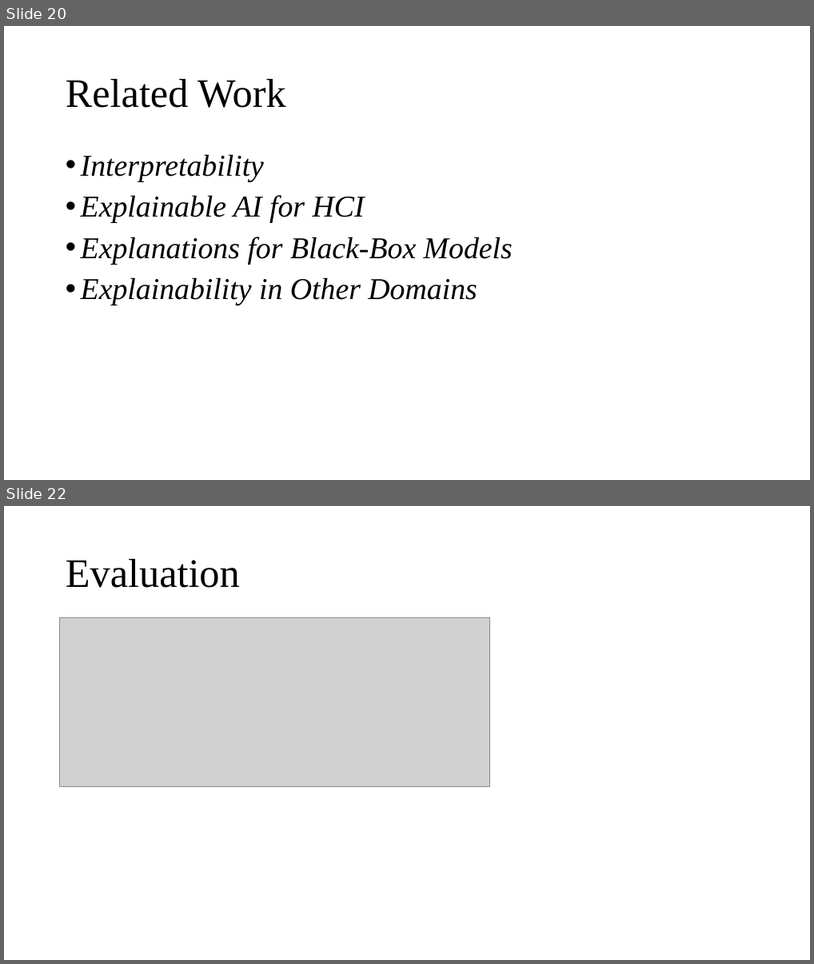
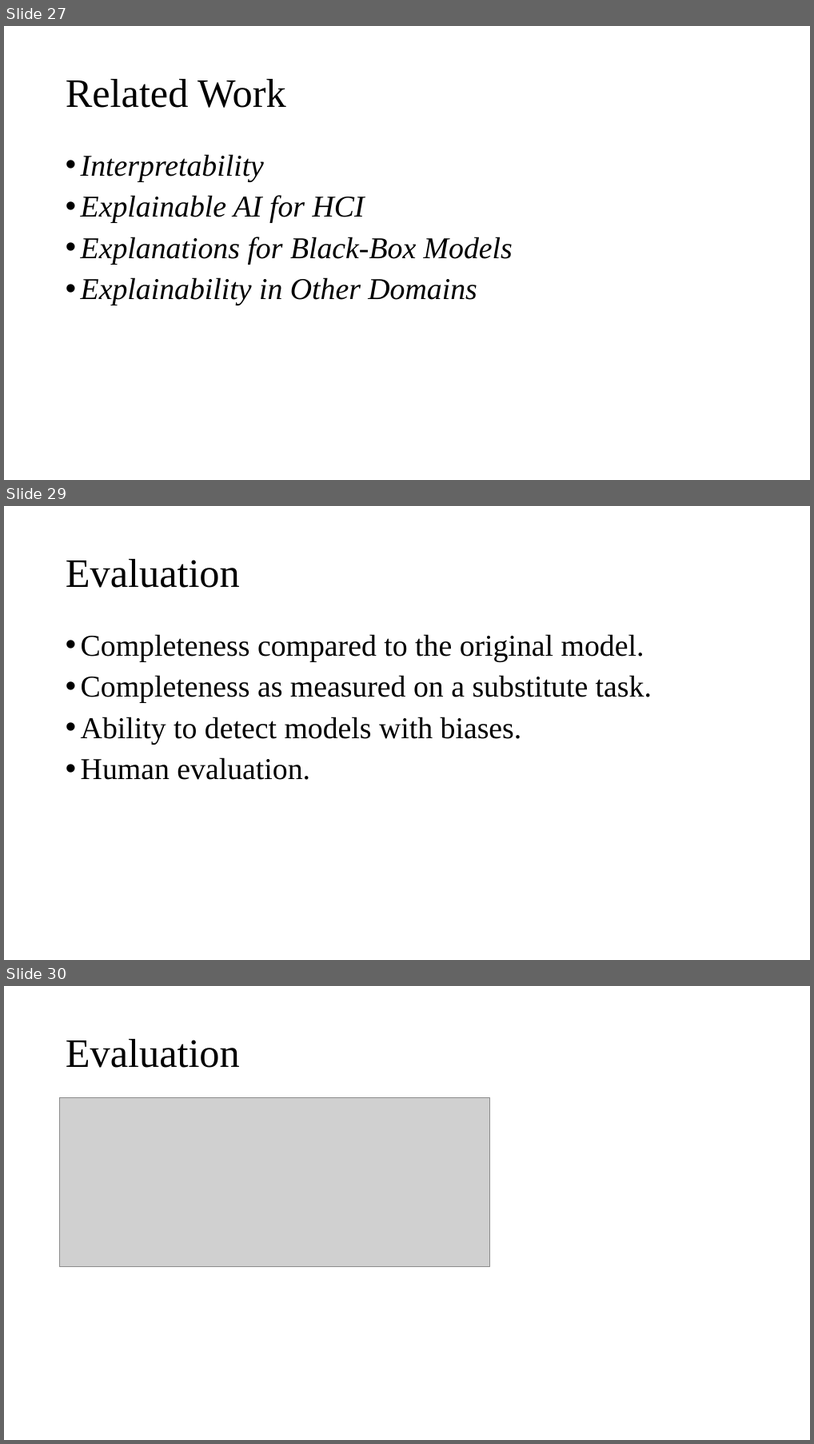
Before and after one commit to cloudspurs/klz, a slide deck: computer_science/ai/xai/papers/explaining_explanations_an_overview_of_interpretability_of_machine_learning.pptx. Shown one above the other, each under a label of ours: slides 20 and 22 before the commit, slides 27, 29 and 30 after it; the slides between them are not shown. The pictures are 814x964 and 814x1444 pixels, drawn with LibreOffice and Linux fonts; fonts in the diff are those of the drawing; grey boxes stand for pictures. Boxes give left, top, right and bottom in pixels: in the first picture for what was removed or moved away, otherwise in the second. Text is boxed around its words. In the diff, an @@ line names an element or a change of style, - is before the commit and + after.

```diff
--- a/computer_science/ai/xai/papers/explaining_explanations_an_overview_of_interpretability_of_machine_learning.pptx
+++ b/computer_science/ai/xai/papers/explaining_explanations_an_overview_of_interpretability_of_machine_learning.pptx
@@ slide 29 added at <box>4,506,810,960</box>, background #FFFFFF @@
@@ title added at <box>66,559,240,588</box>, 48 pt, text #000000 @@
+Evaluation
@@ text added at <box>81,634,652,780</box>, 36 pt, text #000000 @@
+• Completeness compared to the original model.
+• Completeness as measured on a substitute task.
+• Ability to detect models with biases.
+• Human evaluation.
@@ what was slide 20 is now slide 27 @@
@@ what was slide 22 is now slide 30 @@
```
Also in this commit, not shown: 2 slides changed, 8 other slides added, 1 slide removed, 41 other files.
